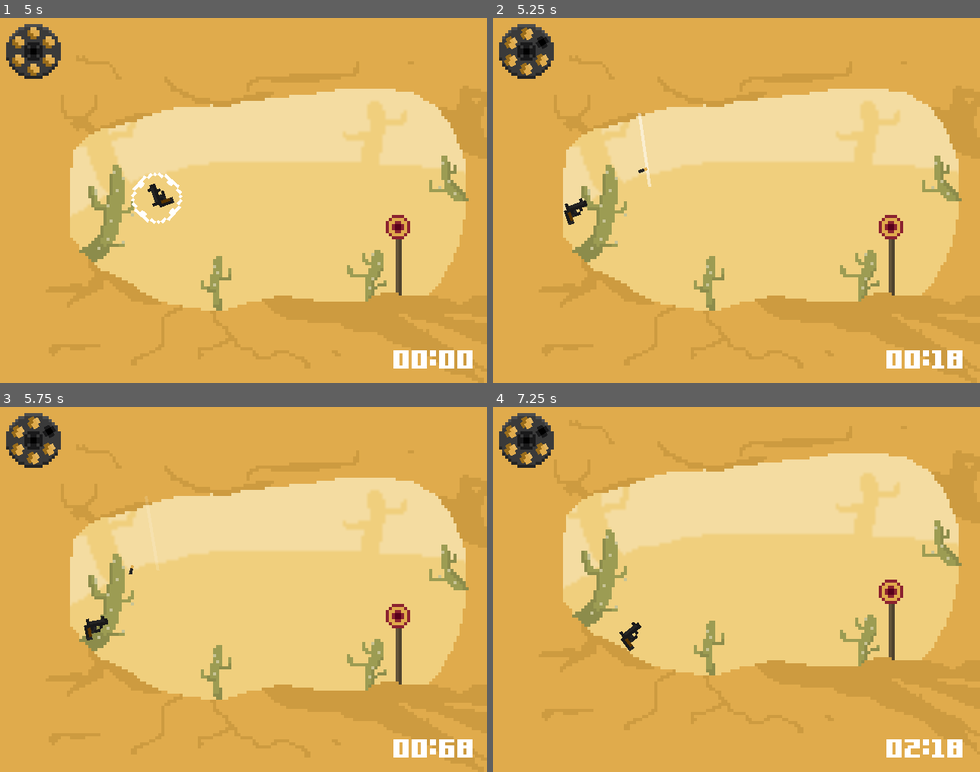
Above: before the commit, frames 1-4 (two rows, left to right).
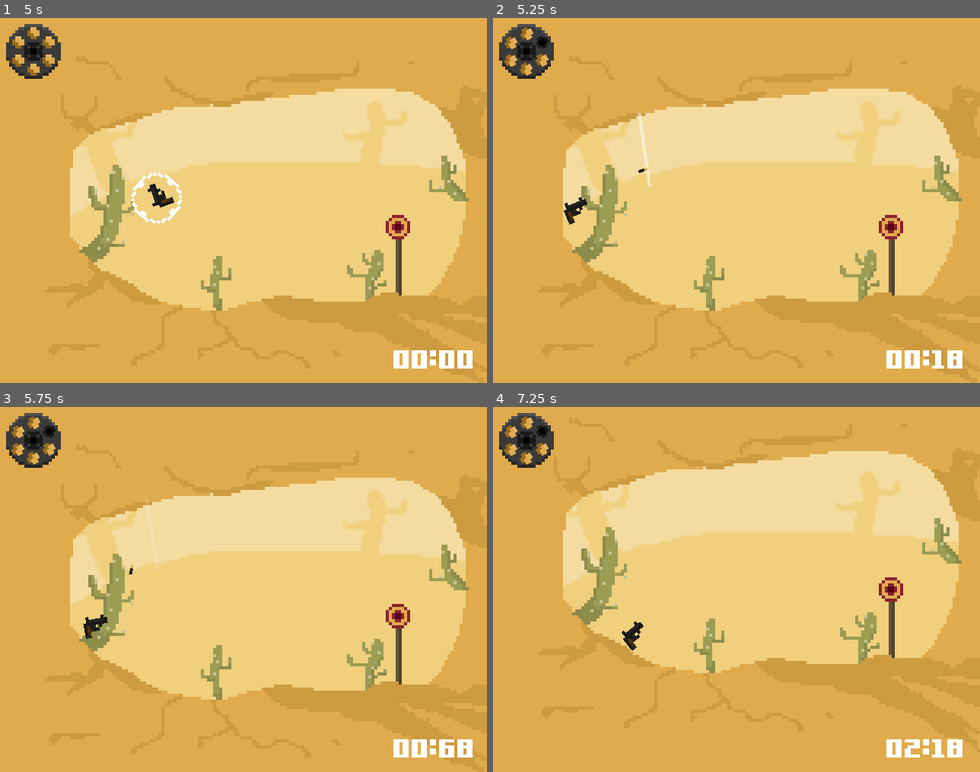
Above: after the commit, the same moments.

Repository: Emmanuelcook/Sixbit
Game: Godot game, scene res://UI/TitleMenu/MainNavigation.tscn
The game is run twice, just before and just after one commit, with the same random seed, the same clock (stepped at 60 frames per second) and the same inputs.
Inputs (mouse positions are in pixels of both pictures, inside the frame that each line leads up to):
- Up to frame 1 (5 s): click "Play" at 0.5 s; click (121, 101) at 1.25 s; click (160, 101) at 2 s; click (199, 101) at 2.75 s; click "GO" at 3.5 s; click "1" at 4.25 s
- Up to frame 2 (5.25 s): tap Enter at 5 s; move the mouse to (843, 182) at 5.02 s; press the mouse at (843, 182) at 5.03 s; hold D from 5.03 s (still down)
- Up to frame 3 (5.75 s): keep holding D
- Up to frame 4 (7.25 s): move the mouse to (639, 607) at 5.77 s; release D at 5.78 s; release the mouse at (639, 607) at 5.78 s; tap Space (next) at 5.85 s; move the mouse to (785, 509) at 6.52 s; hold D from 6.53 s (still down); tap U at 6.6 s

Frame 1 is identical in both runs. In frame 2, less than 0.1% of the frame differs, in the area x 14-20%, y 49-57%; in frame 3, less than 0.1%; in frame 4, 2.0%, in the area x 14-97%, y 12-74%.

Commit message:
ricochet SFX

Diff:
--- a/Autoload/GlobalScene.gd
+++ b/Autoload/GlobalScene.gd
@@ -1,7 +1,7 @@
 extends Node2D
 
 func _ready():
-#	$ambiance.play()
+	$ambiance.play()
 	pass
 
 
--- a/Levels/Props/Ricochet.tscn
+++ b/Levels/Props/Ricochet.tscn
@@ -31,6 +31,7 @@
 [node name="metalHit" type="AudioStreamPlayer2D" parent="."]
 stream = ExtResource( 2 )
 volume_db = -6.0
+bus = "SFX"
 
 [node name="Timer" type="Timer" parent="."]
 wait_time = 0.5
Not shown, changed: export_presets.cfg
